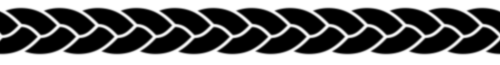
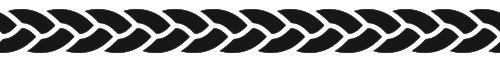
Comparing the layer stacks of the two 500×65 images. Changes:
painted on "noun_braid_6718774.svg" over [0,6,500,56]
